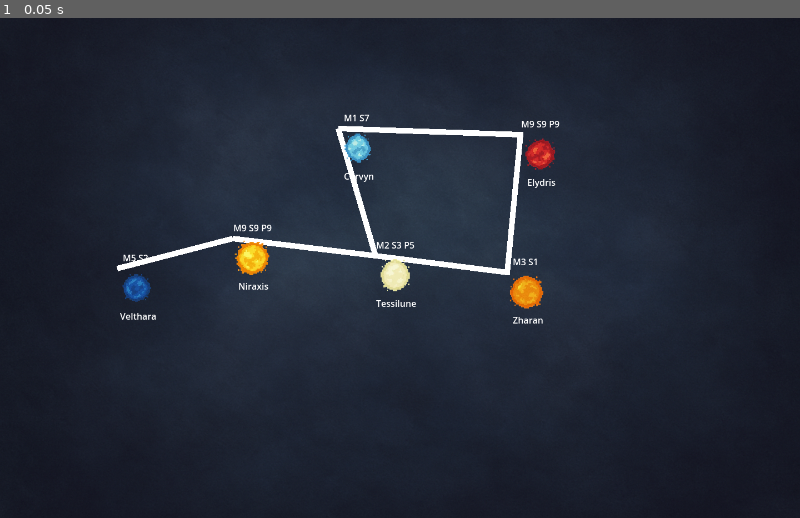
Above: before the commit, frame 1.
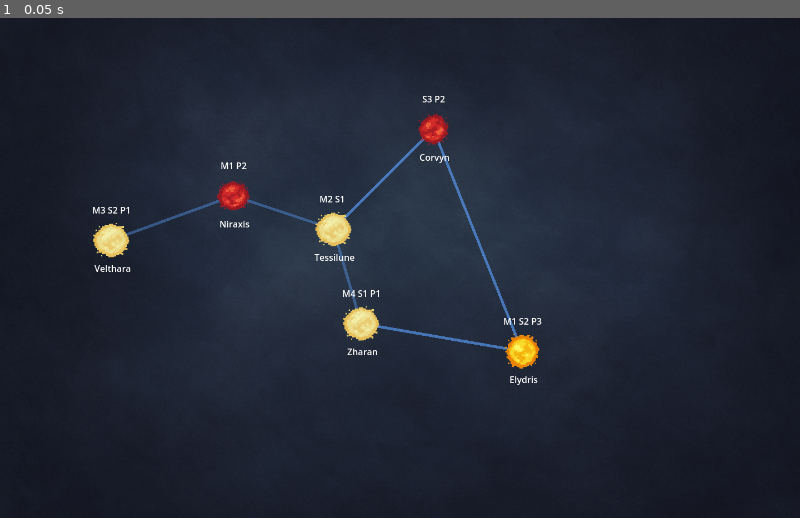
Above: after the commit, the same moment.

Repository: igjese/galaxy-campaign
Game: Godot game, scene res://map.tscn
The game is run twice, just before and just after one commit, with the same random seed, the same clock (stepped at 60 frames per second) and the same inputs.
Inputs:
- Up to frame 1 (0.05 s): no input

The runs differ from the first frame. In frame 1, 4.7% of the frame differs, in the area x 11-70%, y 15-74%.

Commit message:
star map

Diff:
--- a/game_data.gd
+++ b/game_data.gd
@@ -1,4 +1,43 @@
 extends Node
+
+var systems = {
+    "Velthara": {
+        "position": Vector2(200, 400),
+        "materials": 3,
+        "supply": 2,
+        "personnel": 1
+    },
+    "Niraxis": {
+        "position": Vector2(420, 320),
+        "materials": 1,
+        "supply": 0,
+        "personnel": 2
+    },
+    "Tessilune": {
+        "position": Vector2(600, 380),
+        "materials": 2,
+        "supply": 1,
+        "personnel": 0
+    },
+    "Corvyn": {
+        "position": Vector2(780, 200),
+        "materials": 0,
+        "supply": 3,
+        "personnel": 2
+    },
+    "Zharan": {
+        "position": Vector2(650, 550),
+        "materials": 4,
+        "supply": 1,
+        "personnel": 1
+    },
+    "Elydris": {
+        "position": Vector2(940, 600),
+        "materials": 1,
+        "supply": 2,
+        "personnel": 3
+    }
+}
 
 var connections = [
     ["Velthara", "Niraxis"],
--- a/map.gd
+++ b/map.gd
@@ -1,15 +1,28 @@
 extends Node2D
 
 @onready var connection_lines = $ConnectionLines
+@onready var star_scene = preload("res://scenes/Star.tscn")  # Adjust path as needed
+
 var system_map = {}
 
 func _ready():
-    # Build name → node map
-    for node in get_children():
-        if node.has_method("update_labels"):
-            system_map[node.system_name] = node
+    randomize()
+    spawn_stars()
+    draw_connections()
 
-    draw_connections()
+func spawn_stars():
+    for name in GameData.systems.keys():
+        var data = GameData.systems[name]
+
+        var star = star_scene.instantiate()
+        star.system_name = name
+        star.materials = data.materials
+        star.supply = data.supply
+        star.personnel = data.personnel
+        star.position = data.position
+
+        add_child(star)
+        system_map[name] = star
 
 func draw_connections():
     connection_lines.clear_points()
@@ -18,9 +31,9 @@
         var name_a = pair[0]
         var name_b = pair[1]
 
-        var pos_a = system_map[name_a].global_position
-        var pos_b = system_map[name_b].global_position
+        if system_map.has(name_a) and system_map.has(name_b):
+            var pos_a = system_map[name_a].global_position
+            var pos_b = system_map[name_b].global_position
 
-        connection_lines.add_point(pos_a)
-        connection_lines.add_point(pos_b)
-        print(pos_a,pos_b)
+            connection_lines.add_point(pos_a)
+            connection_lines.add_point(pos_b)
--- a/map.tscn
+++ b/map.tscn
@@ -1,14 +1,7 @@
-[gd_scene load_steps=10 format=3 uid="uid://dbkbcp753u33p"]
+[gd_scene load_steps=3 format=3 uid="uid://dbkbcp753u33p"]
 
-[ext_resource type="PackedScene" uid="uid://dtipc47e5axhk" path="res://systems/SystemNode.tscn" id="1_c7s6e"]
 [ext_resource type="Script" uid="uid://d0emdqkydvqc2" path="res://map.gd" id="1_gqbix"]
 [ext_resource type="Texture2D" uid="uid://fgaapbg5fdsi" path="res://assets/map-background.png" id="2_wijl4"]
-[ext_resource type="Texture2D" uid="uid://nwoflqxkdbgn" path="res://assets/stars/star01.webp" id="3_05x41"]
-[ext_resource type="Texture2D" uid="uid://qwo4r3jduoyi" path="res://assets/stars/star07.webp" id="5_05x41"]
-[ext_resource type="Texture2D" uid="uid://bn46dlxqlnne" path="res://assets/stars/star03.webp" id="5_oysan"]
-[ext_resource type="Texture2D" uid="uid://cjwf3nluhhrtt" path="res://assets/stars/star06.webp" id="7_0t07s"]
-[ext_resource type="Texture2D" uid="uid://c3hym6q3ry72a" path="res://assets/stars/star08.webp" id="7_gqbix"]
-[ext_resource type="Texture2D" uid="uid://b2uhoyh6fgrxd" path="res://assets/stars/star04.webp" id="8_6qsgm"]
 
 [node name="Map" type="Node2D"]
 script = ExtResource("1_gqbix")
@@ -25,72 +18,5 @@
 expand_mode = 2
 
 [node name="ConnectionLines" type="Line2D" parent="."]
-
-[node name="SystemNode" parent="." instance=ExtResource("1_c7s6e")]
-offset_left = 211.0
-offset_top = 451.0
-offset_right = 281.0
-offset_bottom = 521.0
-texture_normal = ExtResource("7_0t07s")
-system_name = "Velthara"
-owned_by = "AI"
-materials = 5
-supply = 2
-
-[node name="SystemNode2" parent="." instance=ExtResource("1_c7s6e")]
-offset_left = 419.0
-offset_top = 397.0
-offset_right = 489.0
-offset_bottom = 467.0
-texture_normal = ExtResource("3_05x41")
-system_name = "Niraxis"
-owned_by = "Player"
-materials = 9
-supply = 9
-personnel = 9
-
-[node name="SystemNode3" parent="." instance=ExtResource("1_c7s6e")]
-offset_left = 676.0
-offset_top = 428.0
-offset_right = 746.0
-offset_bottom = 498.0
-texture_normal = ExtResource("5_05x41")
-system_name = "Tessilune"
-owned_by = "AI"
-materials = 2
-supply = 3
-personnel = 5
-
-[node name="SystemNode4" parent="." instance=ExtResource("1_c7s6e")]
-offset_left = 609.0
-offset_top = 199.0
-offset_right = 679.0
-offset_bottom = 269.0
-texture_normal = ExtResource("5_oysan")
-system_name = "Corvyn"
-owned_by = "AI"
-materials = 1
-supply = 7
-
-[node name="SystemNode5" parent="." instance=ExtResource("1_c7s6e")]
-offset_left = 913.0
-offset_top = 458.0
-offset_right = 983.0
-offset_bottom = 528.0
-texture_normal = ExtResource("7_gqbix")
-system_name = "Zharan"
-owned_by = "AI"
-materials = 3
-supply = 1
-
-[node name="SystemNode6" parent="." instance=ExtResource("1_c7s6e")]
-offset_left = 937.0
-offset_top = 210.0
-offset_right = 1007.0
-offset_bottom = 280.0
-texture_normal = ExtResource("8_6qsgm")
-system_name = "Elydris"
-owned_by = "AI"
-materials = 9
-supply = 9
-personnel = 9
+width = 5.0
+default_color = Color(0.347579, 0.605034, 0.954115, 0.423529)
--- a/systems/SystemNode.tscn
+++ b/scenes/Star.tscn
@@ -1,20 +1,22 @@
 [gd_scene load_steps=3 format=3 uid="uid://dtipc47e5axhk"]
 
-[ext_resource type="Texture2D" uid="uid://b3v8fn2yqv54t" path="res://assets/stars/star11.webp" id="1_ffyco"]
-[ext_resource type="Script" uid="uid://dno3msxj2d6ya" path="res://systems/system_node.gd" id="1_r4tvb"]
+[ext_resource type="Script" uid="uid://cb0qmhoychee2" path="res://scenes/star.gd" id="1_t7biv"]
+[ext_resource type="Texture2D" uid="uid://b3v8fn2yqv54t" path="res://assets/stars/star11.webp" id="2_xpnm2"]
 
-[node name="SystemNode" type="TextureButton"]
+[node name="Star" type="Node2D"]
+script = ExtResource("1_t7biv")
+
+[node name="SystemNode" type="TextureButton" parent="."]
 custom_minimum_size = Vector2(70, 70)
 offset_left = -35.0
 offset_top = -35.0
 offset_right = 35.0
 offset_bottom = 35.0
-texture_normal = ExtResource("1_ffyco")
+texture_normal = ExtResource("2_xpnm2")
 ignore_texture_size = true
 stretch_mode = 0
-script = ExtResource("1_r4tvb")
 
-[node name="Name" type="Label" parent="."]
+[node name="Name" type="Label" parent="SystemNode"]
 layout_mode = 0
 offset_left = -30.0
 offset_top = 74.0
@@ -23,7 +25,7 @@
 text = "asdf"
 horizontal_alignment = 1
 
-[node name="Info" type="Label" parent="."]
+[node name="Info" type="Label" parent="SystemNode"]
 layout_mode = 0
 offset_left = -19.0
 offset_top = -31.0
--- /dev/null
+++ b/scenes/star.gd
@@ -0,0 +1,44 @@
+extends Node2D
+
+@export var system_name: String
+@export var materials: int
+@export var supply: int
+@export var personnel: int
+
+@onready var name_label = $SystemNode/Name
+@onready var info_label = $SystemNode/Info
+@onready var texture_button = $SystemNode  # assuming SystemNode is the TextureButton
+
+func _ready():
+    update_labels()
+    assign_random_texture()
+
+func assign_random_texture():
+    var dir = DirAccess.open("res://assets/stars")
+    if dir:
+        var files = []
+        dir.list_dir_begin()
+        var file_name = dir.get_next()
+        while file_name != "":
+            if file_name.ends_with(".webp"):
+                files.append("res://assets/stars/" + file_name)
+            file_name = dir.get_next()
+        dir.list_dir_end()
+
+        if files.size() > 0:
+            var selected = files[randi() % files.size()]
+            texture_button.texture_normal = load(selected)
+
+
+func update_labels():
+    name_label.text = system_name
+
+    var info := ""
+    if materials > 0:
+        info += "M%d " % materials
+    if supply > 0:
+        info += "S%d " % supply
+    if personnel > 0:
+        info += "P%d" % personnel
+
+    info_label.text = info
--- a/systems/system_node.gd
+++ /dev/null
@@ -1,26 +0,0 @@
-extends TextureButton
-
-@export var system_name: String = "Unnamed System"
-@export var owned_by: String = "Neutral"
-@export var materials: int = 0
-@export var supply: int = 0
-@export var personnel: int = 0
-
-@onready var name_label = $Name
-@onready var info_label = $Info
-
-func _ready():
-    update_labels()
-
-func update_labels():
-    name_label.text = system_name
-
-    var info := ""
-    if materials > 0:
-        info += "M%d " % materials
-    if supply > 0:
-        info += "S%d " % supply
-    if personnel > 0:
-        info += "P%d" % personnel
-
-    info_label.text = info
Not shown, added: scenes/star.gd.uid
Not shown, removed: systems/system_node.gd.uid
